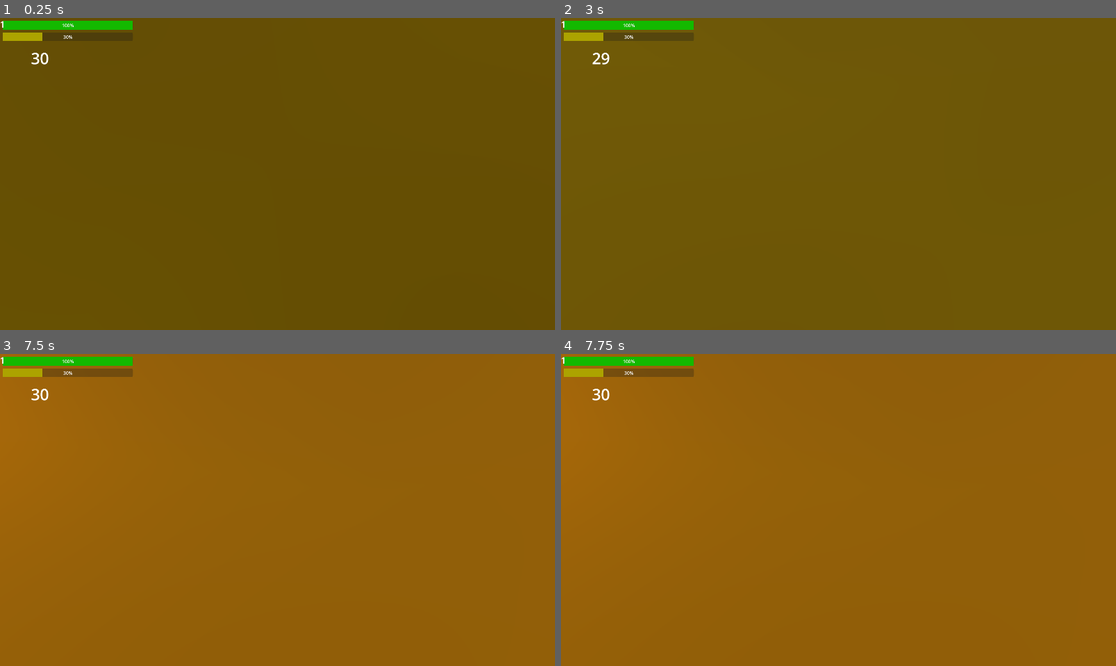
Above: before the commit, frames 1-4 (two rows, left to right).
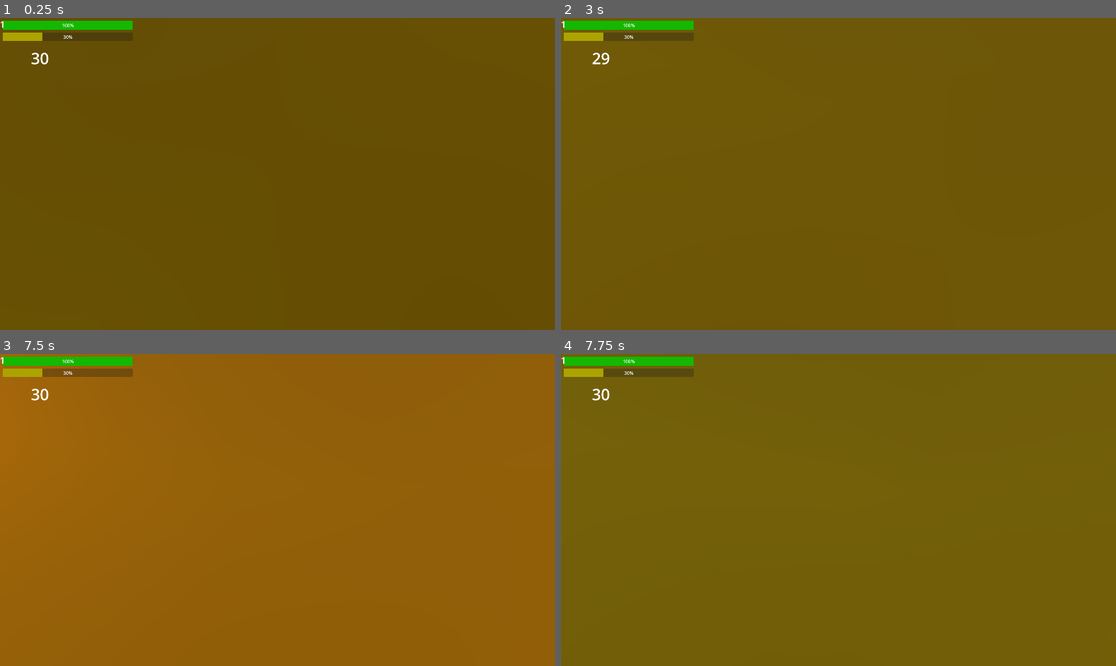
Above: after the commit, the same moments.

Repository: zalt00/SlipFeetpics
Game: Godot game, scene res://scenes/levels/level_fast.tscn
Same seed, same stepped clock (60 frames per second), same inputs: the game is played once before the commit and once after it. The project has no main scene, so this scene is started directly.
Inputs (mouse positions are in pixels of both pictures, inside the frame that each line leads up to):
- Up to frame 1 (0.25 s): no input
- Up to frame 2 (3 s): tap Enter (pause) at 0.5 s; move the mouse to (832, 180) at 0.52 s; hold W (avant) 0.53-2.78 s; tap S (arrière) at 0.6 s; tap R (respawn) at 1.25, 2, 2.75 s; move the mouse to (877, 177) at 1.27 s; tap F (godmod) at 1.35 s; move the mouse to (794, 170) at 2.02 s; hold E (interact) 2.03-2.78 s; move the mouse to (844, 174) at 2.77 s; hold Q (gauche) from 2.78 s (still down); click (844, 174) at 2.85 s
- Up to frame 3 (7.5 s): tap R (respawn) at 3.5, 4.25 s; move the mouse to (255, 503) at 3.52 s; release Q (gauche) at 3.53 s; hold W (avant) 3.53-5.78 s; tap Middle mouse button (tirer_secondaire) at 3.6 s; move the mouse to (305, 510) at 4.27 s; right-click (305, 510) at 4.35 s; move the mouse to (249, 510) at 5.02 s; tap Z at 5.1 s; move the mouse to (288, 503) at 5.77 s; hold D (droite) 5.78-6.53 s; tap Shift at 5.85 s; move the mouse to (271, 516) at 6.52 s; hold W (avant) from 6.53 s (still down); tap Alt at 6.6 s; move the mouse to (316, 513) at 7.27 s; tap P at 7.35 s
- Up to frame 4 (7.75 s): keep holding W (avant)

The runs differ from the first frame. In frame 4, 99% of the frame differs, in the area x 0-100%, y 0-100%.

Commit message:
niveau fast

Diff:
--- a/scenes/levels/level_fast.tscn
+++ b/scenes/levels/level_fast.tscn
@@ -48,6 +48,30 @@
 transform = Transform3D(1, 0, 0, 0, 1, 0, 0, 0, 1, -32.5, -83, -72.5)
 size = Vector3(6, 1, 6)
 
+[node name="CSGBox3D16" type="CSGBox3D" parent="breakable"]
+transform = Transform3D(1, 0, 0, 0, 1, 0, 0, 0, 1, -25, -92, -83)
+size = Vector3(6, 1, 6)
+
+[node name="CSGBox3D17" type="CSGBox3D" parent="breakable"]
+transform = Transform3D(1, 0, 0, 0, 1, 0, 0, 0, 1, -14, -92, -89)
+size = Vector3(4, 1, 4)
+
+[node name="CSGBox3D18" type="CSGBox3D" parent="breakable"]
+transform = Transform3D(1, 0, 0, 0, 1, 0, 0, 0, 1, -14, -92, -98)
+size = Vector3(4, 1, 4)
+
+[node name="CSGBox3D19" type="CSGBox3D" parent="breakable"]
+transform = Transform3D(1, 0, 0, 0, 1, 0, 0, 0, 1, -14, -90, -108)
+size = Vector3(6, 5, 4)
+
+[node name="CSGBox3D20" type="CSGBox3D" parent="breakable"]
+transform = Transform3D(1, 0, 0, 0, 1, 0, 0, 0, 1, -14, -90, -117)
+size = Vector3(6, 5, 4)
+
+[node name="CSGBox3D21" type="CSGBox3D" parent="breakable"]
+transform = Transform3D(1, 0, 0, 0, 1, 0, 0, 0, 1, -14, -90, -126)
+size = Vector3(6, 5, 4)
+
 [node name="CSGBox3D8" type="CSGBox3D" parent="breakable"]
 transform = Transform3D(1, 0, 0, 0, 1, 0, 0, 0, 1, -11, -6, -54)
 size = Vector3(3, 1, 3)
@@ -90,7 +114,7 @@
 
 [node name="CSGBox3D18" type="CSGBox3D" parent="unbreakable"]
 transform = Transform3D(0.707107, 0, -0.707107, 0, 1, 0, 0.707107, 0, 0.707107, -29.9966, -43, -72.8687)
-size = Vector3(17, 57, 17)
+size = Vector3(41, 57, 119)
 
 [node name="CSGBox3D17" type="CSGBox3D" parent="unbreakable"]
 transform = Transform3D(0.707107, 0, -0.707107, 0, 1, 0, 0.707107, 0, 0.707107, -29.9966, -43, -72.8687)
@@ -187,7 +211,7 @@
 shadow_enabled = true
 
 [node name="player" parent="." node_paths=PackedStringArray("breakable", "unbreakable") instance=ExtResource("1_ugy6t")]
-transform = Transform3D(1, 0, 0, 0, 1, 0, 0, 0, 1, 0, 3, 0)
+transform = Transform3D(1, 0, 0, 0, 1, 0, 0, 0, 1, -14, -90, -98)
 breakable = NodePath("../breakable")
 unbreakable = NodePath("../unbreakable")
 number_of_shots = 30
